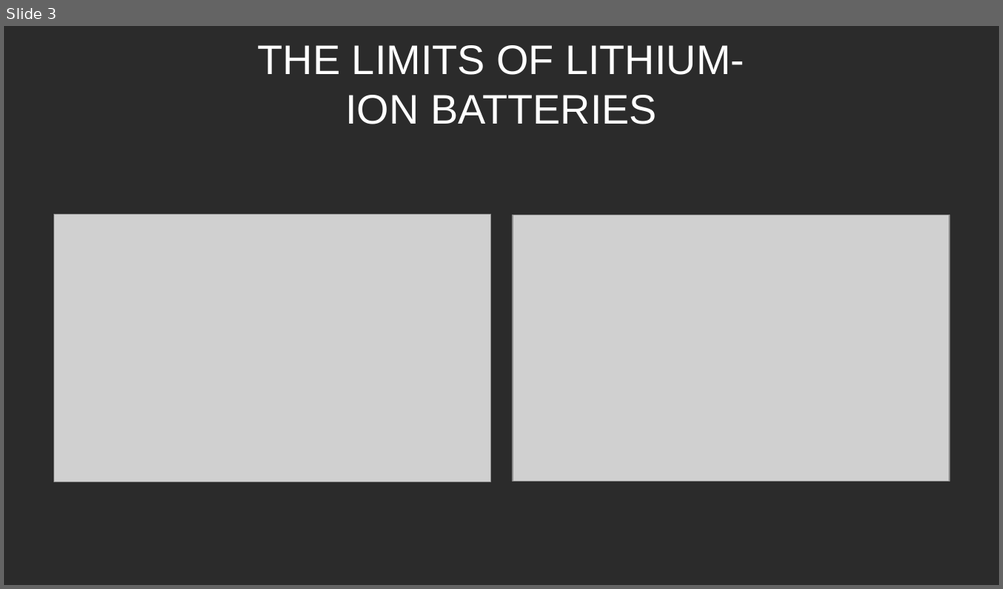
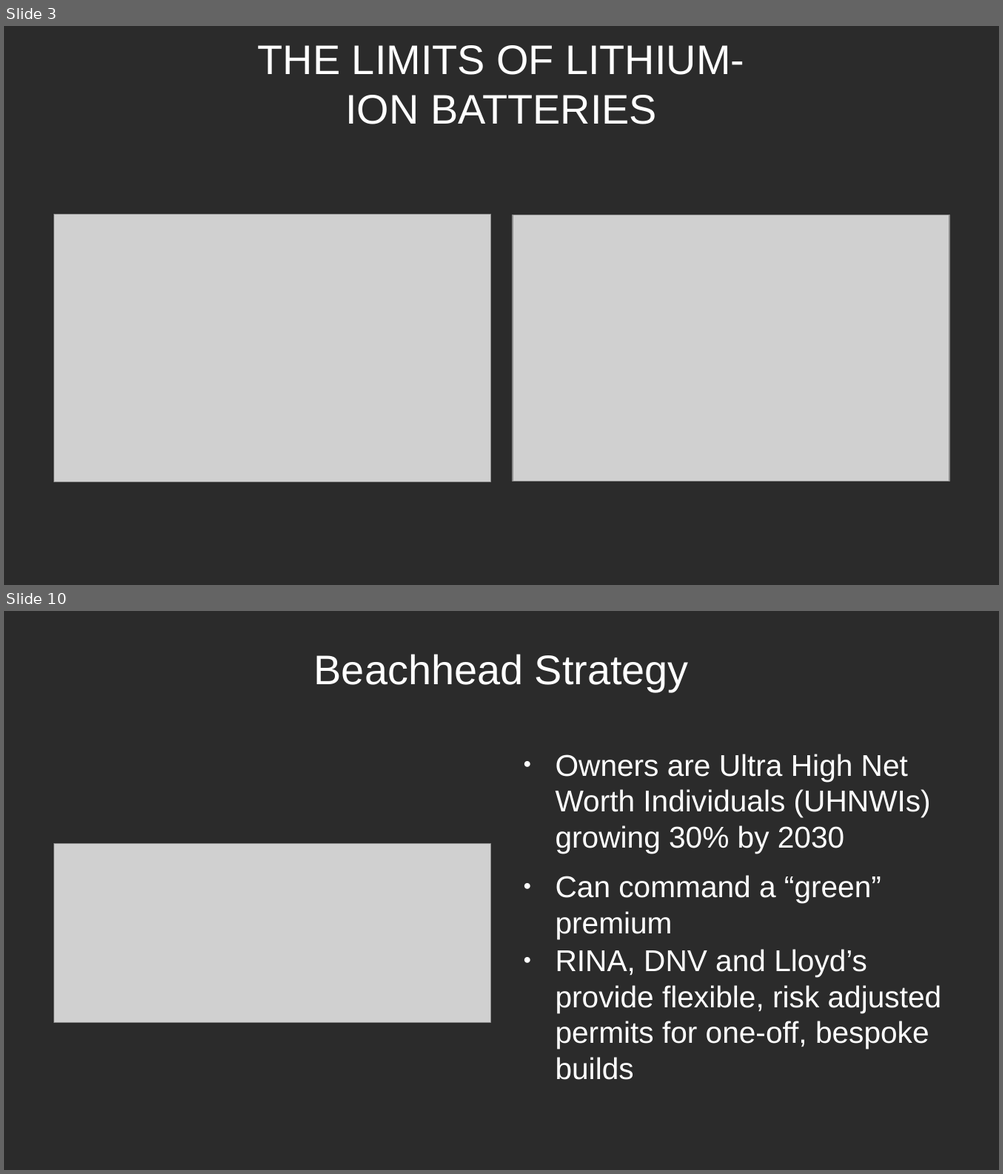
Before and after one commit to mnahm5/Al-water-masters-proposal, a slide deck: Pitch Deck.odp. Shown one above the other, each under a label of ours: slide 3 before the commit, slides 3 and 10 after it; the slides between them are not shown. The pictures are 1003x589 and 1003x1174 pixels, drawn with LibreOffice and Linux fonts; fonts in the diff are those of the drawing; grey boxes stand for pictures; background and template pictures are left out; a plain dark background stands for a picture behind light text. Boxes give left, top, right and bottom in pixels: in the first picture for what was removed or moved away, otherwise in the second. Text is boxed around its words. In the diff, an @@ line names an element or a change of style, - is before the commit and + after.

Commit message:
Done with v1 for Pitch Deck

```diff
--- a/Pitch Deck.odp
+++ b/Pitch Deck.odp
@@ slide 10 added at <box>4,611,999,1170</box>, background picture (left out) @@
@@ title added at <box>314,654,688,692</box>, 33 pt, text #FFFFFF @@
+Beachhead Strategy
@@ text added at <box>555,754,930,939</box>, 24 pt, text #FFFFFF @@
+● Owners are Ultra High Net Worth Individuals (UHNWIs) growing 30% by 2030
+● Can command a “green” premium
@@ picture added at <box>54,844,490,1022</box> @@
@@ text added at <box>555,949,942,1080</box>, 24 pt, text #FFFFFF @@
+● RINA, DNV and Lloyd’s provide flexible, risk adjusted permits for one-off, bespoke builds
```
Also in this commit, not shown: 1 slide changed, 3 other slides added, 1 slide removed, 6 other files.
